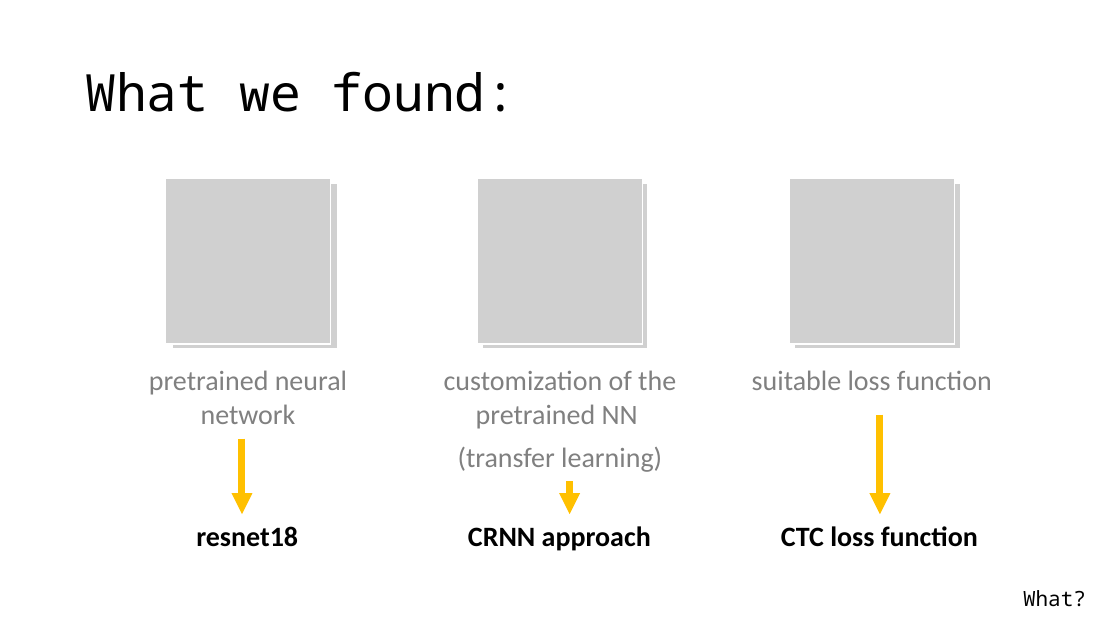
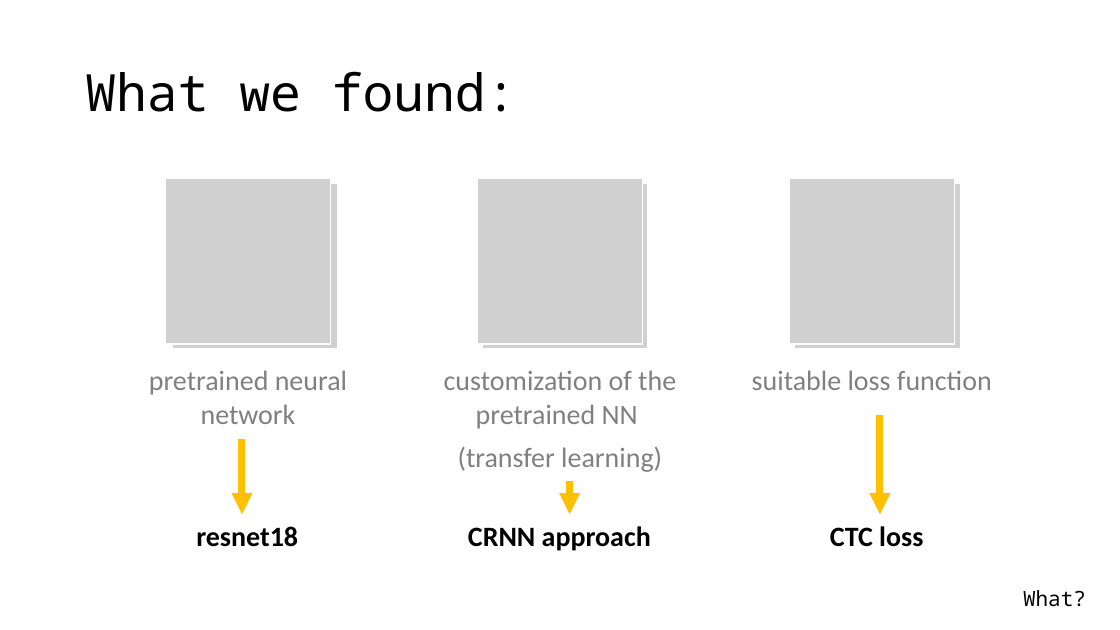
Before and after one commit to Strojove-uceni/final-projects-i_am_not_a_robot, a slide deck: slide 5 of presentation/Final_presentation_draft.pptx. Drawn at 1120x630 pixels with LibreOffice and Linux fonts; fonts in the diff are those of the drawing; grey boxes stand for pictures. Boxes give left, top, right and bottom in pixels: in the first picture for what was removed or moved away, otherwise in the second. Text is boxed around its words. In the diff, an @@ line names an element or a change of style, - is before the commit and + after.

Commit message:
new slides

```diff
--- a/presentation/Final_presentation_draft.pptx
+++ b/presentation/Final_presentation_draft.pptx
@@ text at (830,526,923,547): text changed @@
-CTC loss function
+CTC loss
```
Also in this commit, not shown: 1 other slide changed, 2 slides added, 1 slide removed.
